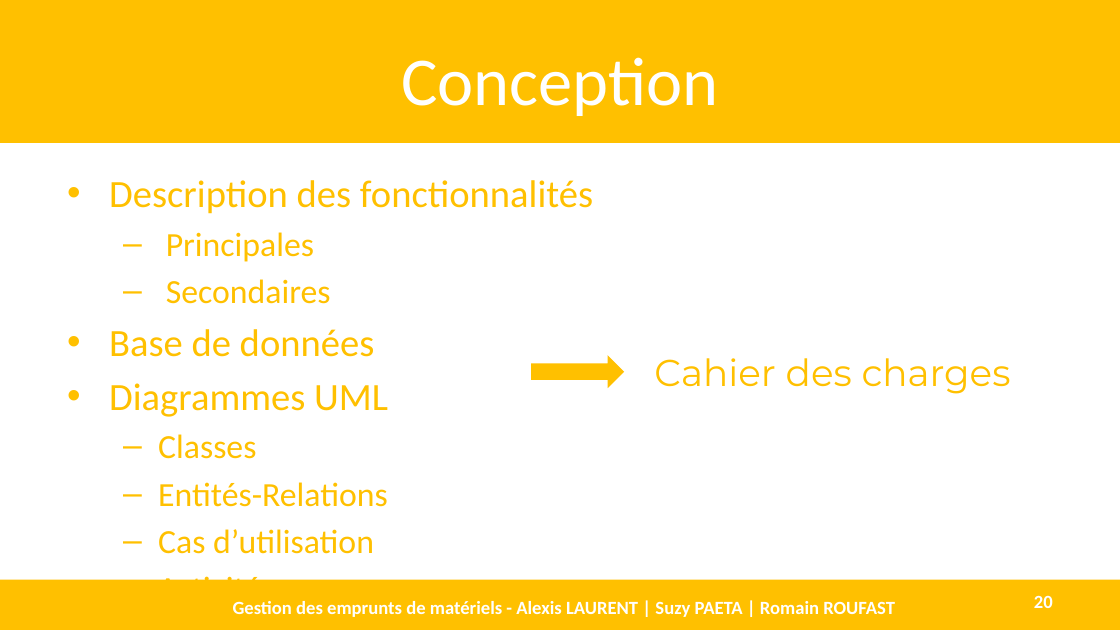
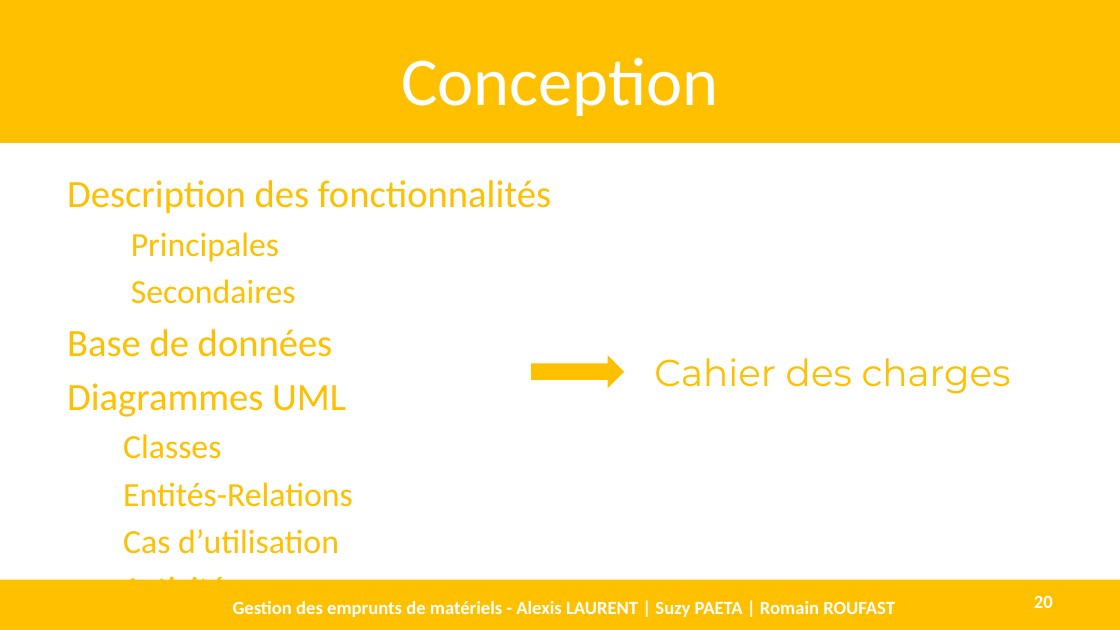
Before and after one commit to AlexisLaurent/Gestion_des_Emprunts, a slide deck: slide 20 of Livrables/D1.3 - DEF.pptx. Drawn at 1120x630 pixels with LibreOffice and Linux fonts; fonts in the diff are those of the drawing. Boxes give left, top, right and bottom in pixels: in the first picture for what was removed or moved away, otherwise in the second. Text is boxed around its words. In the diff, an @@ line names an element or a change of style, - is before the commit and + after.

Commit message:
def

```diff
--- a/Livrables/D1.3 - DEF.pptx
+++ b/Livrables/D1.3 - DEF.pptx
@@ text "Description des fonctionnalités" at bbox=[67, 180, 551, 554]: bullet • to none; bullet – to none @@
```
Also in this commit, not shown: 8 other slides changed.
